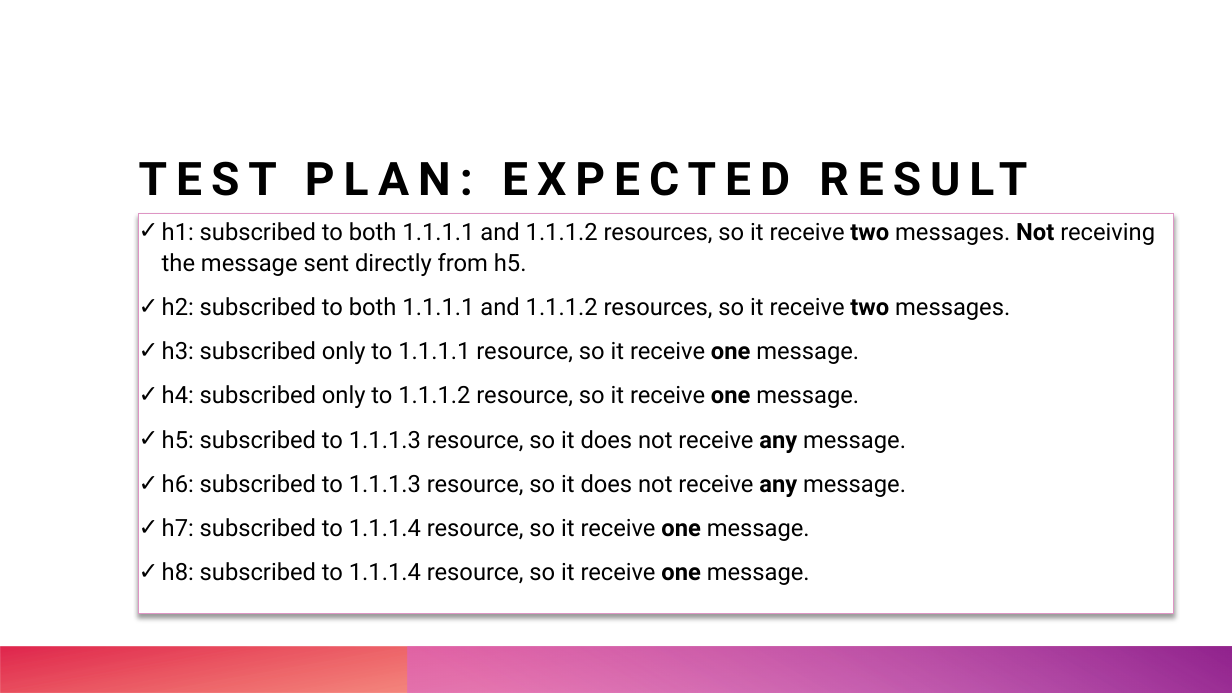
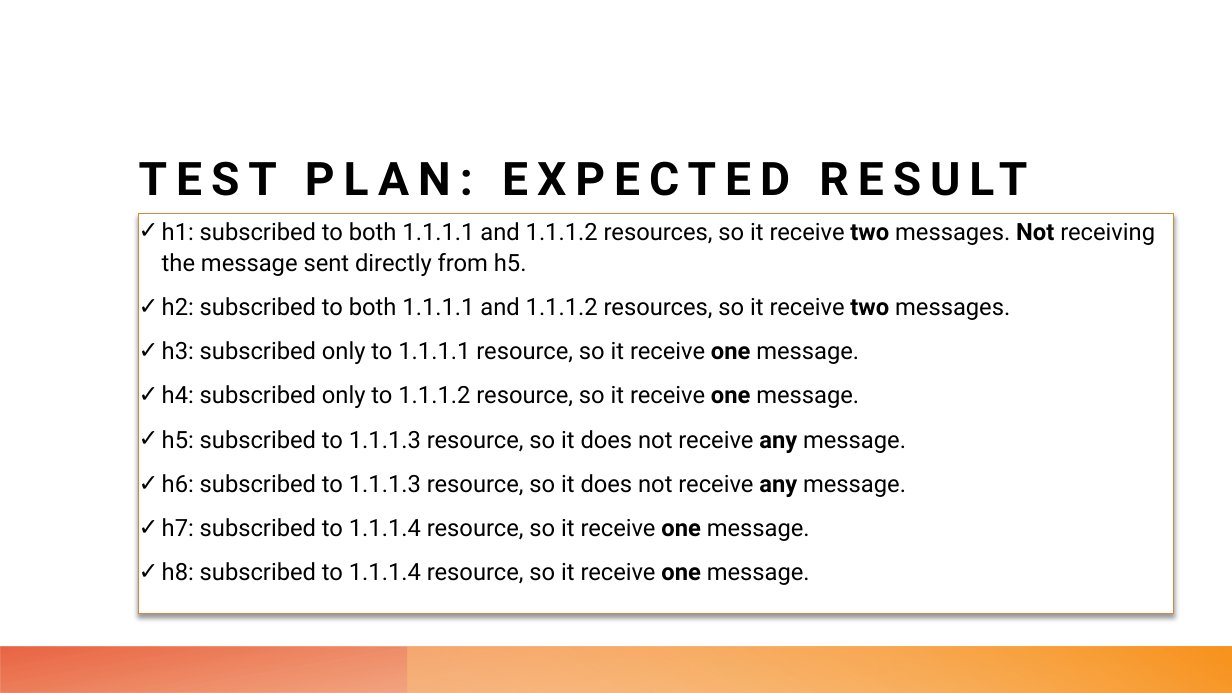
Before and after one commit to leonardopoggiani/ANAWS-project, a slide deck: slide 14 of DistributedMessageBroker.pptx. Drawn at 1232x693 pixels with LibreOffice and Linux fonts; fonts in the diff are those of the drawing. Boxes give left, top, right and bottom in pixels: in the first picture for what was removed or moved away, otherwise in the second. Text is boxed around its words. In the diff, an @@ line names an element or a change of style, - is before the commit and + after.

```diff
--- a/DistributedMessageBroker.pptx
+++ b/DistributedMessageBroker.pptx
@@ text "h1: subscribed to both 1.1.1.1 ..." at (139,213,1174,614): outline #DE95C4 1 pt to #CE8D3E 1 pt @@
@@ rectangle at (0,647,1232,693): fill gradient #FE4A00 to #DA002F to gradient #EC7016 to #E64823 @@
@@ rectangle at (409,647,1232,693): fill gradient #D861D4 to #92248E to gradient #FBBE77 to #F8931D @@
```
Also in this commit, not shown: 12 other slides changed, 3 slides added, 3 slides removed, 4 other files.
